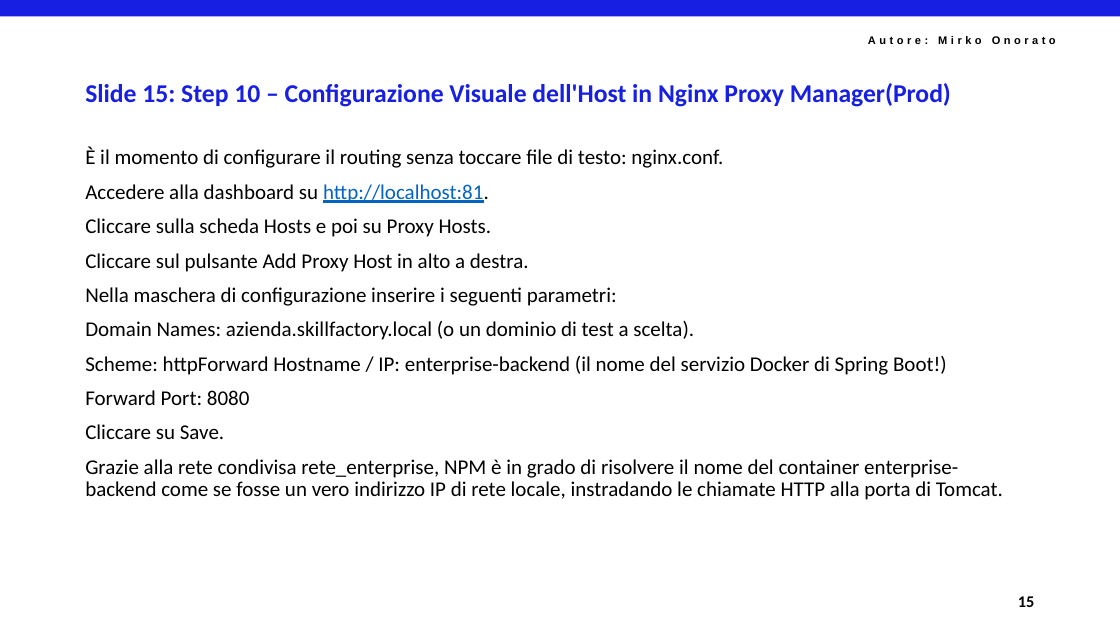
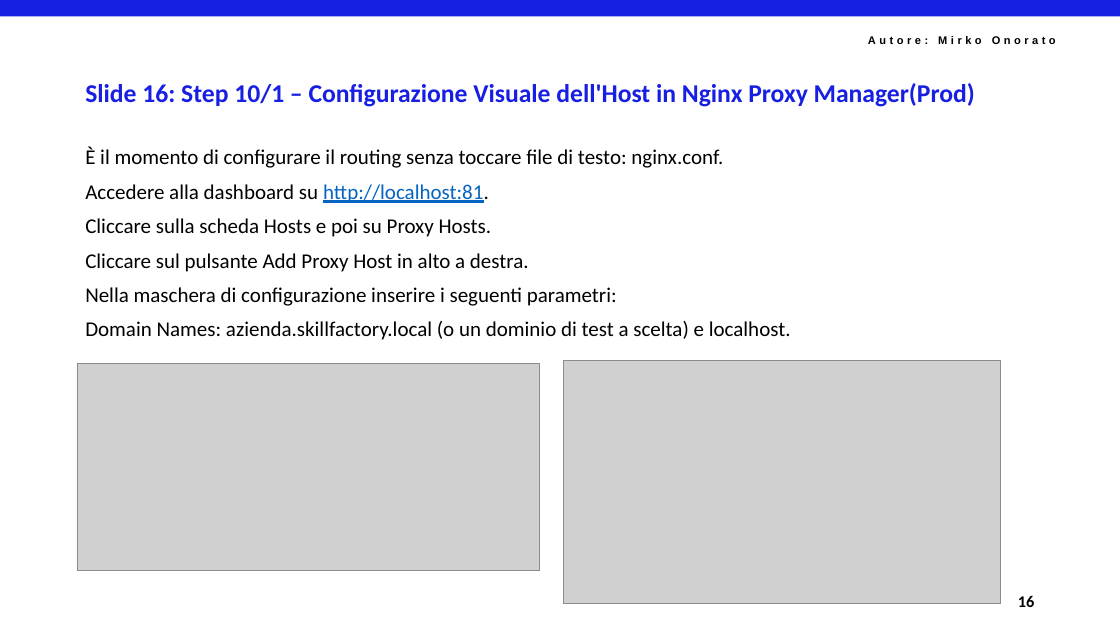
Before and after one commit to mirkoSkF/Docker-Slides, a slide deck: slide 18 of Lab 3.b - Stack Enterprise con Nginx Proxy Manager.pptx (slide 17 before the commit). Drawn at 1120x630 pixels with LibreOffice and Linux fonts; fonts in the diff are those of the drawing; grey boxes stand for pictures; background and template pictures are left out. Boxes give left, top, right and bottom in pixels: in the first picture for what was removed or moved away, otherwise in the second. Text is boxed around its words. In the diff, an @@ line names an element or a change of style, - is before the commit and + after.

```diff
--- a/Lab 3.b - Stack Enterprise con Nginx Proxy Manager.pptx
+++ b/Lab 3.b - Stack Enterprise con Nginx Proxy Manager.pptx
@@ title at (85,83,975,107): text changed @@
-Slide 15: Step 10 – Configurazione Visuale dell'Host in Nginx Proxy Manager(Prod)
+Slide 16: Step 10/1 – Configurazione Visuale dell'Host in Nginx Proxy Manager(Prod)
@@ text at (85,321,791,340): text changed @@
-Domain Names: azienda.skillfactory.local (o un dominio di test a scelta).
-Scheme: httpForward Hostname / IP: enterprise-backend (il nome del servizio Docker di Spring Boot!)
-Forward Port: 8080
-Cliccare su Save.
-Grazie alla rete condivisa rete_enterprise, NPM è in grado di risolvere il nome del container enterprise-backend come se fosse un vero indirizzo IP di rete locale, instradando le chiamate HTTP alla porta di Tomcat.
+Domain Names: azienda.skillfactory.local (o un dominio di test a scelta) e localhost.
@@ picture added at (77,363,540,571) @@
@@ picture added at (564,361,1001,604) @@
@@ text at (1018,596,1035,607): text changed @@
-15
+16
```
Also in this commit, not shown: 2 other slides changed, 8 slides added.
